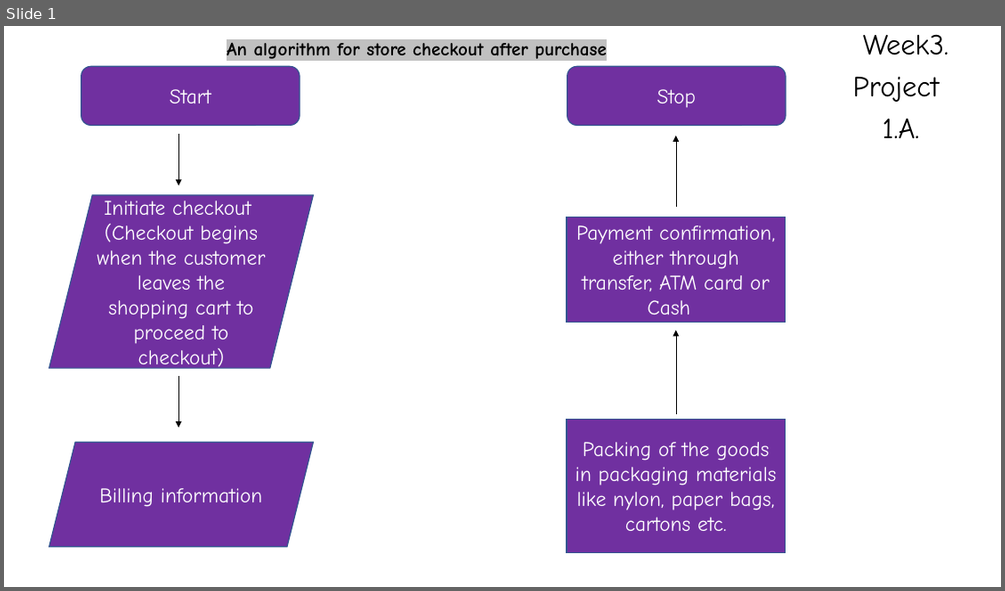
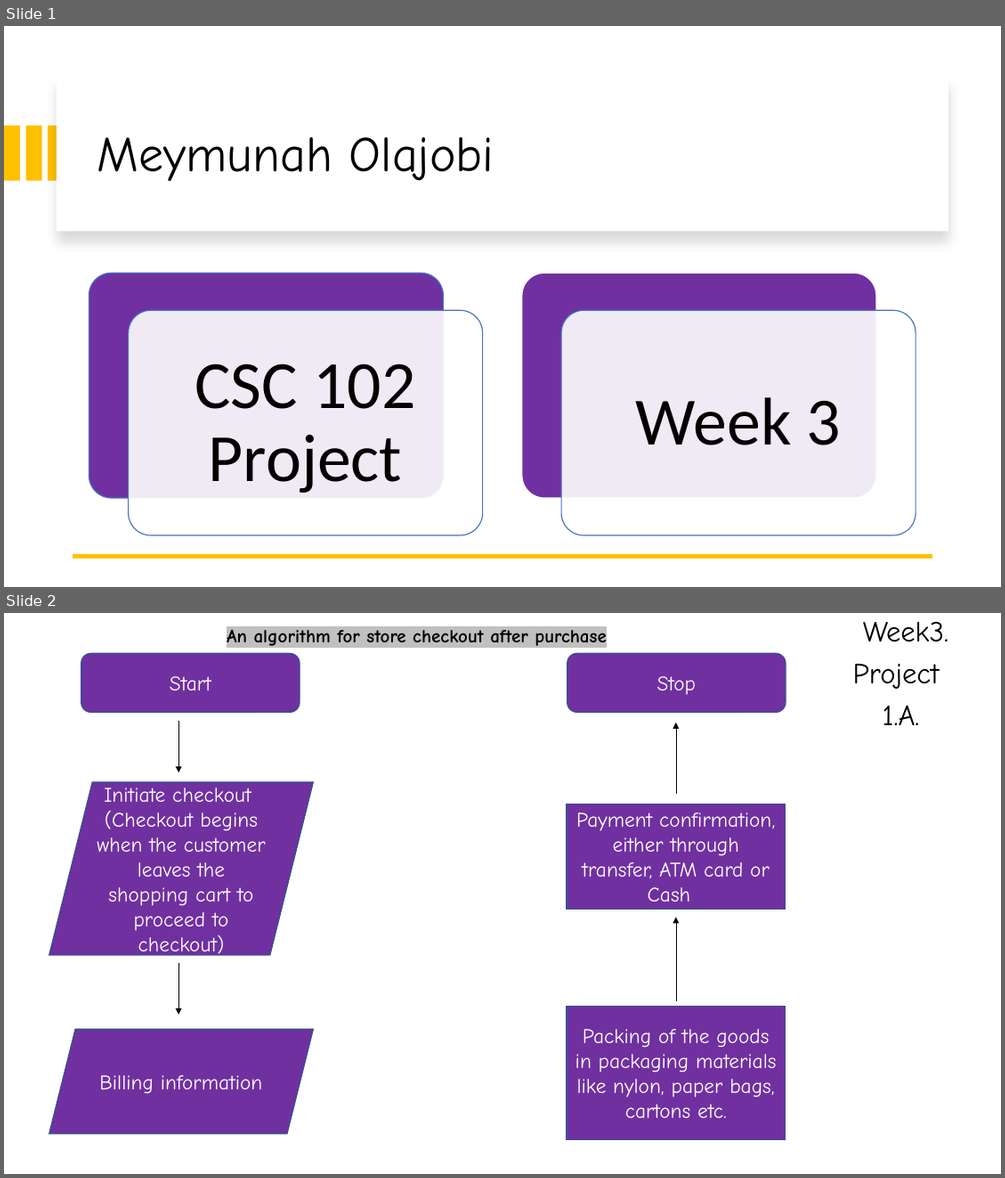
Before and after one commit to meymunahao/Python_Repo, a slide deck: week-3/M.Olajobi's Flowchart 2 CSC 102.pptx. Shown one above the other, each under a label of ours: slide 1 before the commit, slides 1 and 2 after it. The pictures are 1005x591 and 1005x1178 pixels, drawn with LibreOffice and Linux fonts; fonts in the diff are those of the drawing. Boxes give left, top, right and bottom in pixels: in the first picture for what was removed or moved away, otherwise in the second. Text is boxed around its words. In the diff, an @@ line names an element or a change of style, - is before the commit and + after.

```diff
--- a/week-3/M.Olajobi's Flowchart 2 CSC 102.pptx
+++ b/week-3/M.Olajobi's Flowchart 2 CSC 102.pptx
@@ slide 1 added at <box>4,26,1001,587</box>, background #FFFFFF @@
@@ rectangle added at <box>57,76,948,231</box>, fill #FFFFFF @@
@@ rectangle added at <box>4,126,20,181</box>, fill #FFC000 @@
@@ rectangle added at <box>25,126,41,181</box>, fill #FFC000 @@
@@ rectangle added at <box>48,126,64,181</box>, fill #FFC000 @@
@@ title added at <box>97,137,494,181</box>, 48 pt, text #000000 @@
+Meymunah Olajobi
@@ group added at <box>89,273,915,535</box>: 4 rounded rectangles, 2 texts @@
+CSC 102 Project
+Week 3
@@ line added from (933, 556) to (73, 556), #FFC000 4.5 pt @@
@@ what was slide 1 is now slide 2 @@
```
Also in this commit, not shown: 1 slide changed, 9 other files.
